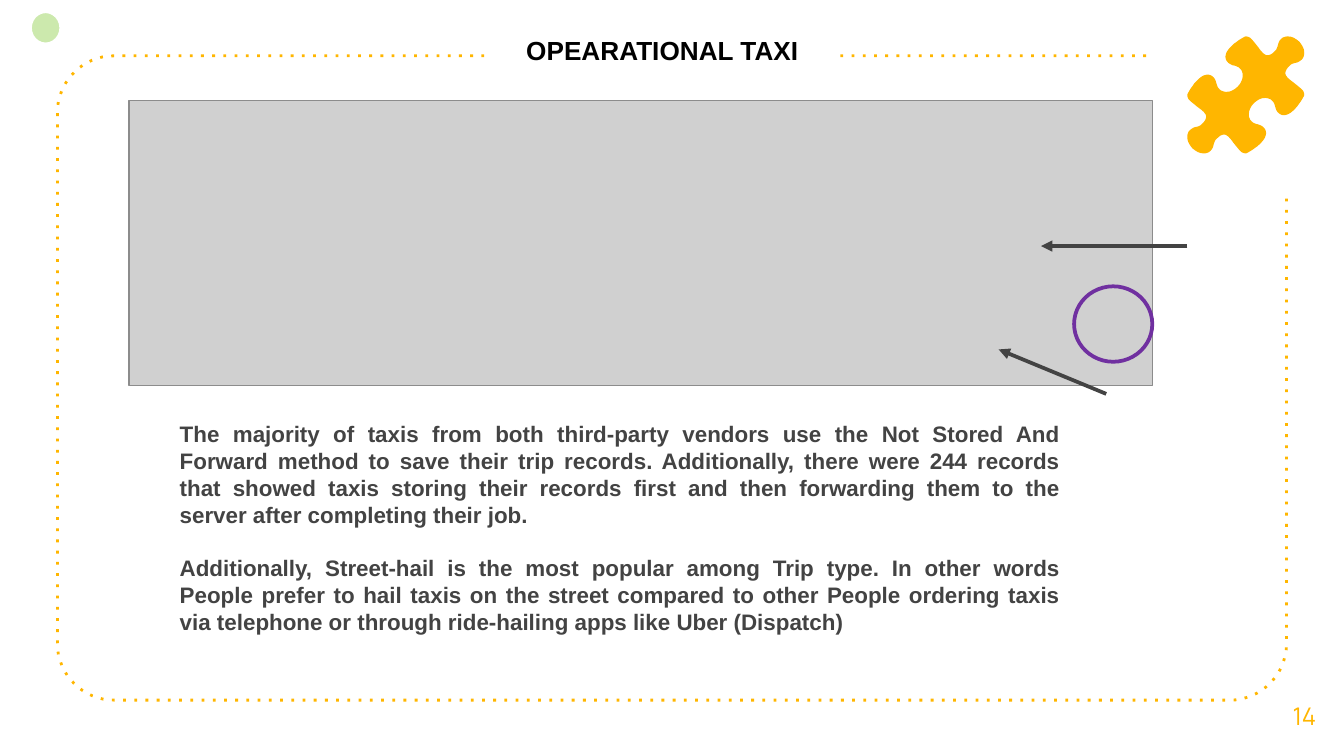
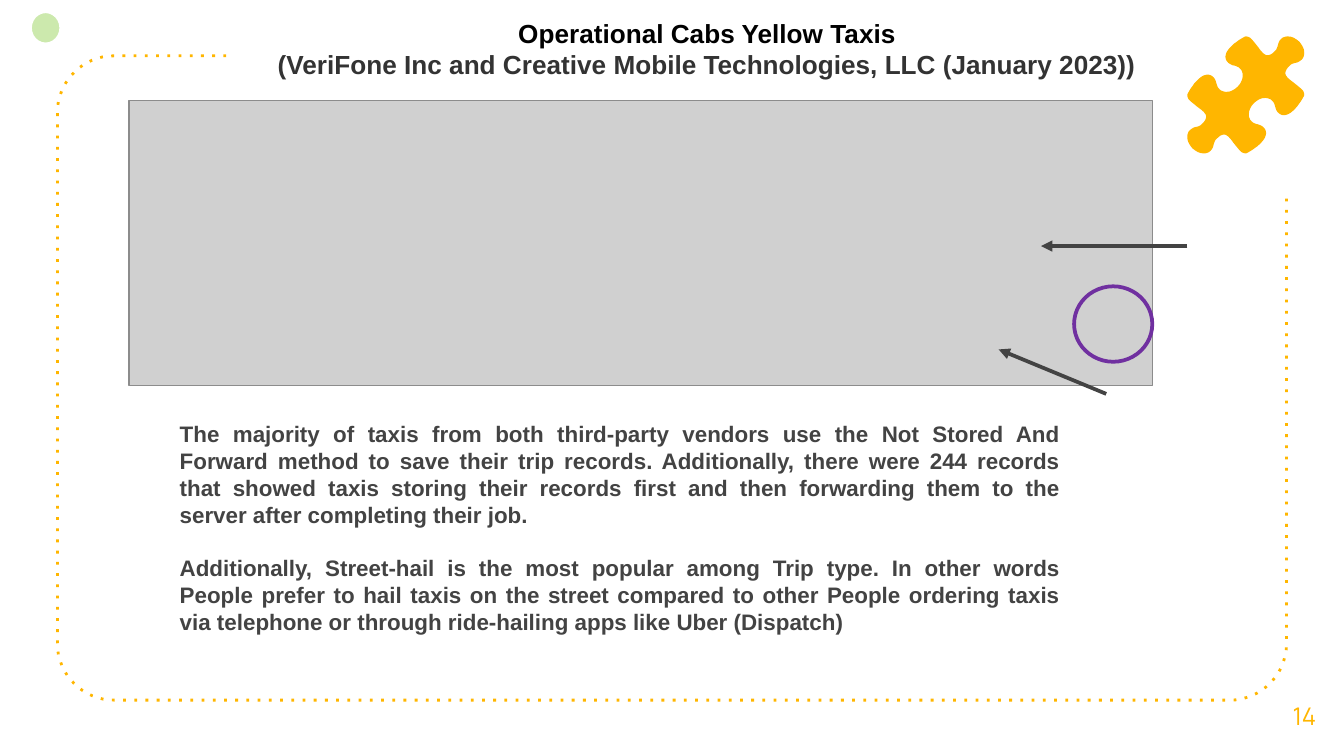
Before and after one commit to Mr-KomodoDragon/Payment-System-Analysis-of-NYC-Yellow-Taxis, a slide deck: slide 14 of Payment_NYC_Taxi_Analyst.pptx. Drawn at 1344x756 pixels with LibreOffice and Linux fonts; fonts in the diff are those of the drawing; grey boxes stand for pictures. Boxes give left, top, right and bottom in pixels: in the first picture for what was removed or moved away, otherwise in the second. Text is boxed around its words. In the diff, an @@ line names an element or a change of style, - is before the commit and + after.

```diff
--- a/Payment_NYC_Taxi_Analyst.pptx
+++ b/Payment_NYC_Taxi_Analyst.pptx
@@ text at [278,24,1135,80]: text changed; text colour #000000 to #333333 @@
-OPEARATIONAL TAXI
+Operational Cabs Yellow Taxis
+(VeriFone Inc and Creative Mobile Technologies, LLC (January 2023))
```
Also in this commit, not shown: 5 other slides changed.
